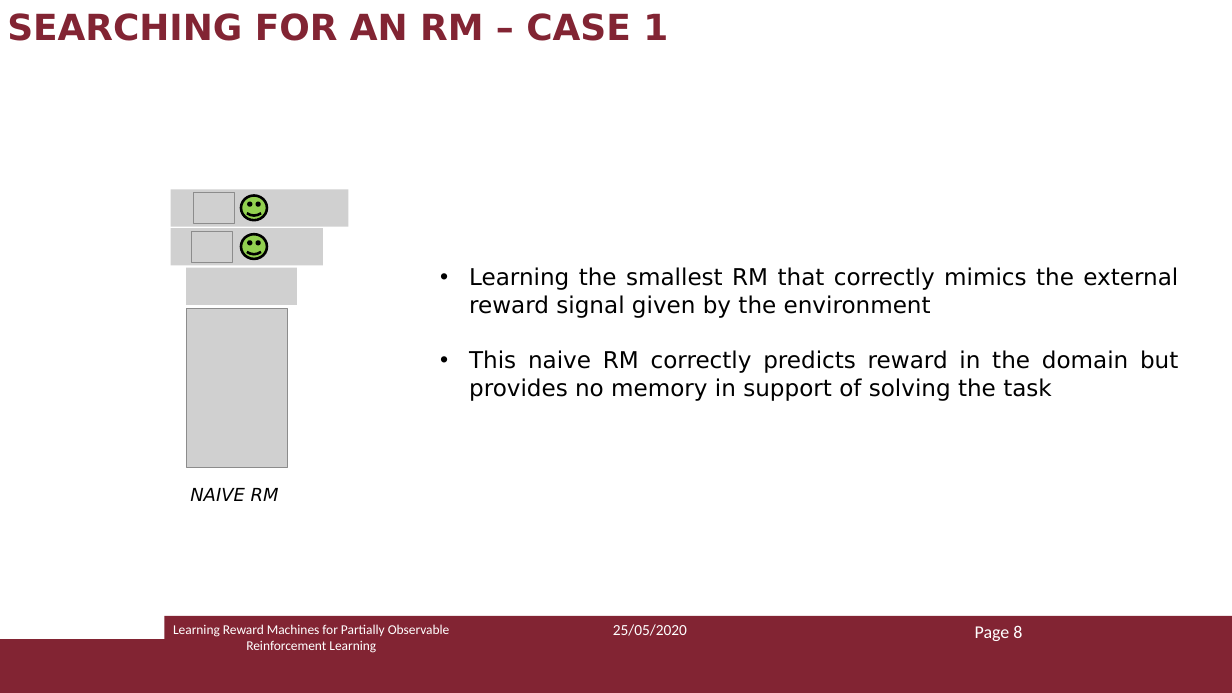
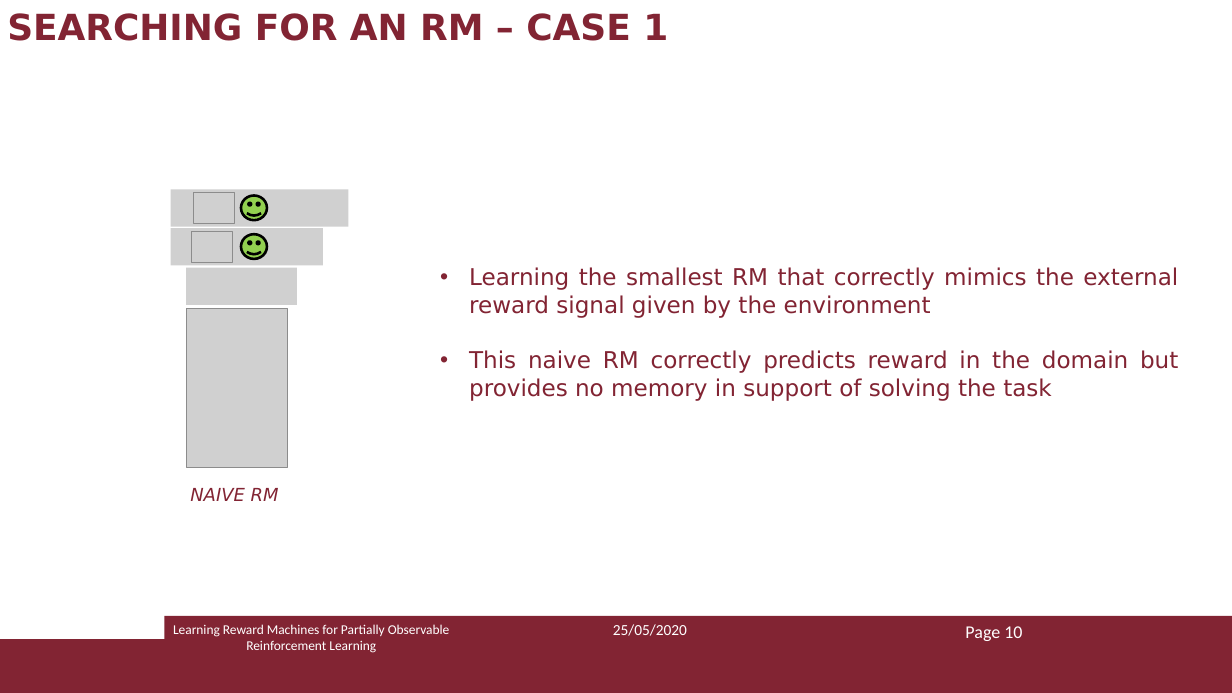
Before and after one commit to Marvet94/reasoning_agents_project_2020, a slide deck: slide 10 of ra_presentazione.pptx. Drawn at 1232x693 pixels with LibreOffice and Linux fonts; fonts in the diff are those of the drawing; grey boxes stand for pictures. Boxes give left, top, right and bottom in pixels: in the first picture for what was removed or moved away, otherwise in the second. Text is boxed around its words. In the diff, an @@ line names an element or a change of style, - is before the commit and + after.

```diff
--- a/ra_presentazione.pptx
+++ b/ra_presentazione.pptx
@@ text "Learning the smallest RM that ..." at [469,267,1178,401]: text colour #000000 to #822433 @@
@@ text "NAIVE RM" at [190,488,279,501]: text colour #000000 to #822433 @@
@@ text at [965,626,1022,641]: text changed @@
-Page 8
+Page 10
```
Also in this commit, not shown: 23 other slides changed, 1 other file.
